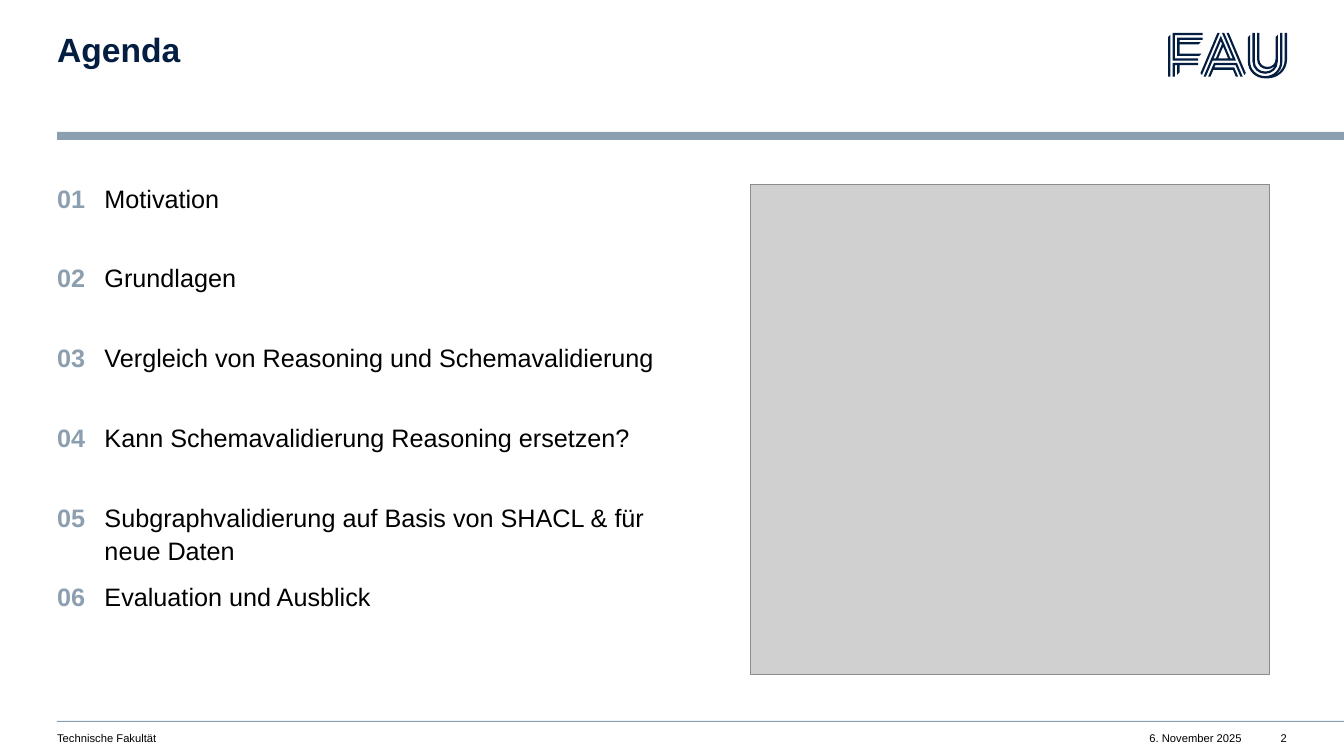
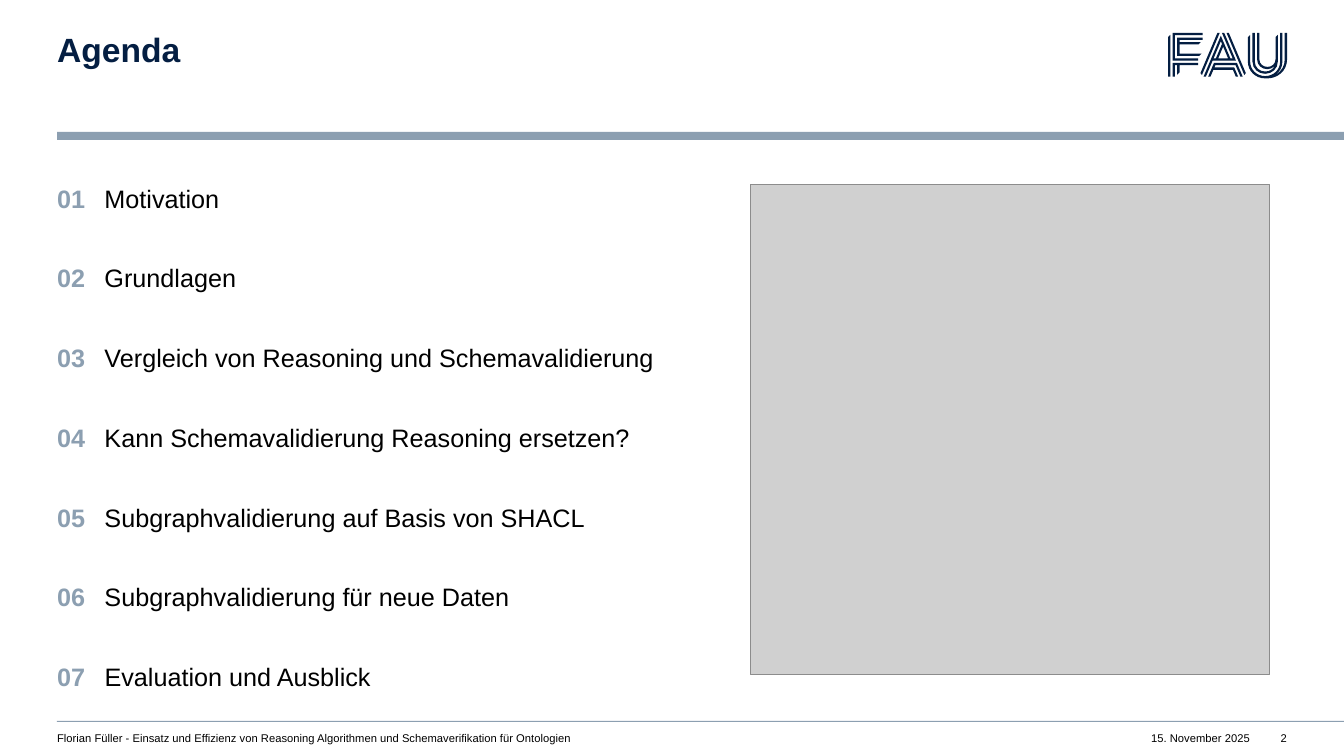
Before and after one commit to psittacus/MasterPresentation, a slide deck: slide 2 of Presentation.odp. Drawn at 1344x756 pixels with LibreOffice and Linux fonts; fonts in the diff are those of the drawing; grey boxes stand for pictures. Boxes give left, top, right and bottom in pixels: in the first picture for what was removed or moved away, otherwise in the second. Text is boxed around its words. In the diff, an @@ line names an element or a change of style, - is before the commit and + after.

```diff
--- a/Presentation.odp
+++ b/Presentation.odp
@@ text at [104,508,585,532]: text changed @@
-Subgraphvalidierung auf Basis von SHACL & für neue Daten
+Subgraphvalidierung auf Basis von SHACL
@@ text added at [104,587,509,612], 18 pt, text #000000 @@
+Subgraphvalidierung für neue Daten
@@ text "Evaluation und Ausblick": place and size @@
-text "Evaluation und Ausblick" at [104,587,371,607]
+text "Evaluation und Ausblick" at [105,667,371,687]
@@ text added at [57,668,85,686], 18 pt, text #8C9FB1, bold @@
+07
@@ text at [57,734,570,744]: text changed @@
-Technische Fakultät
+Florian Füller - Einsatz und Effizienz von Reasoning Algorithmen und Schemaverifikation für Ontologien
@@ text at [1151,734,1250,742]: text changed @@
-6. November 2025
+15. November 2025
```
Also in this commit, not shown: 26 other slides changed, 5 slides added, 1 other file.
